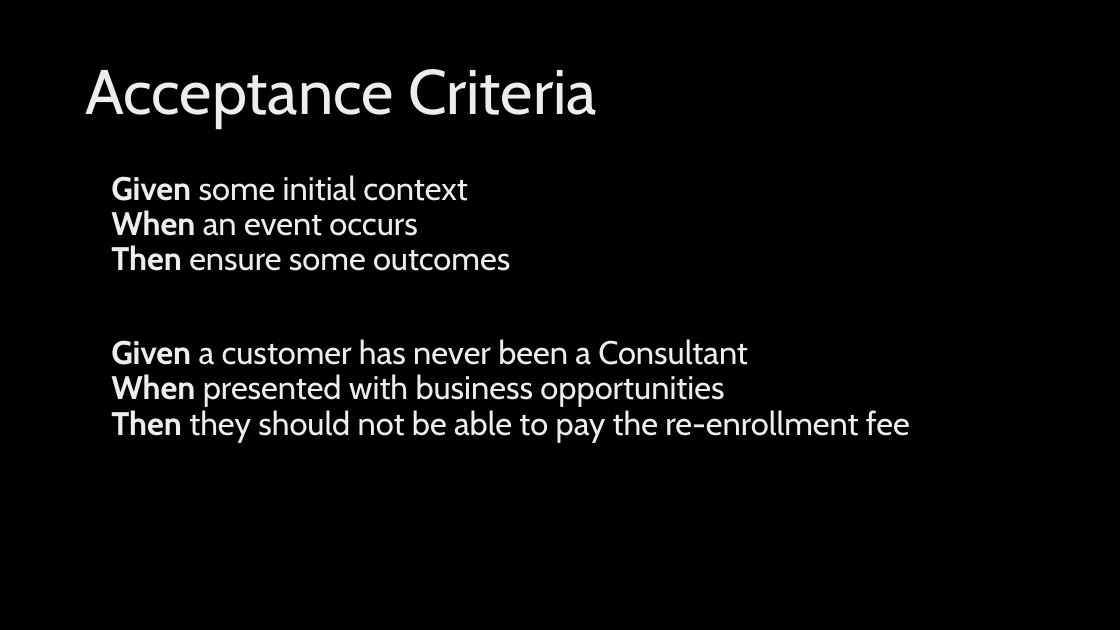
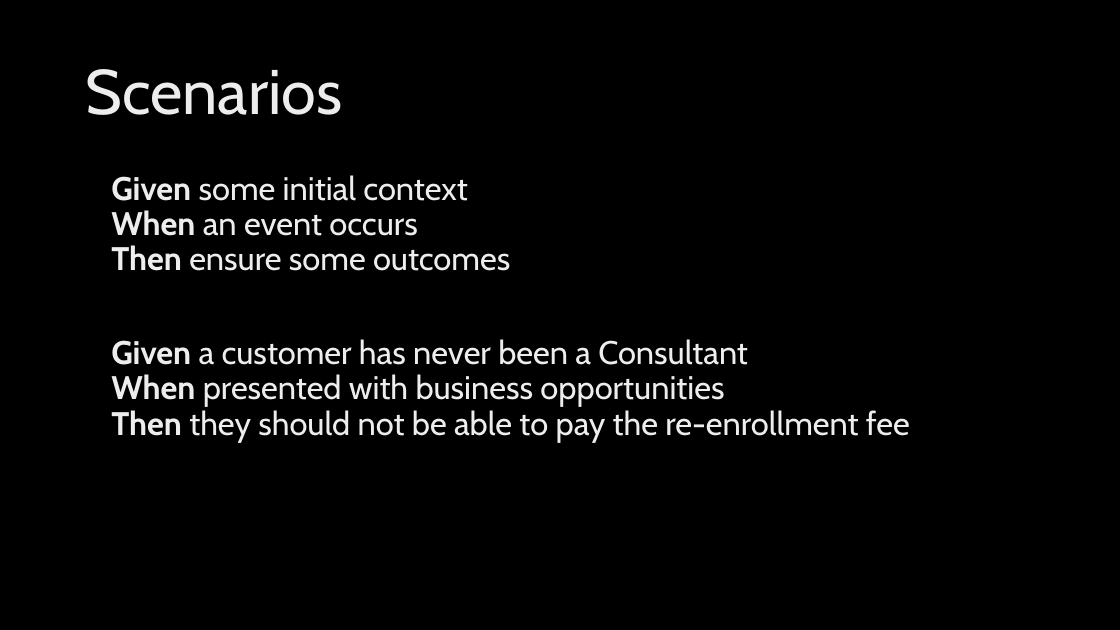
Before and after one commit to ingramam/BDD-lunch-and-learn, a slide deck: slide 14 of BDD.pptx (slide 12 before the commit). Drawn at 1120x630 pixels with LibreOffice and Linux fonts; fonts in the diff are those of the drawing; background and template pictures are left out. Boxes give left, top, right and bottom in pixels: in the first picture for what was removed or moved away, otherwise in the second. Text is boxed around its words. In the diff, an @@ line names an element or a change of style, - is before the commit and + after.

```diff
--- a/BDD.pptx
+++ b/BDD.pptx
@@ title at box(85, 69, 342, 115): text changed @@
-Acceptance Criteria
+Scenarios
```
Also in this commit, not shown: 2 other slides changed, 9 slides added, 1 other file.
